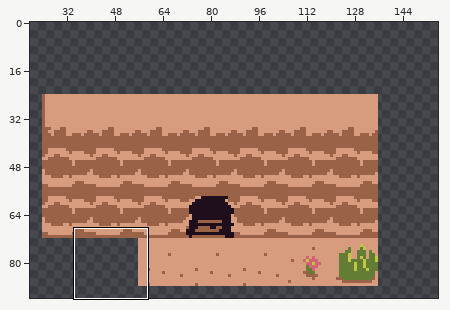
Pixel-art file: tileset.ase. The first picture is a wide view before the edit; the outline marks the close-up.
Close-up. The starting point:
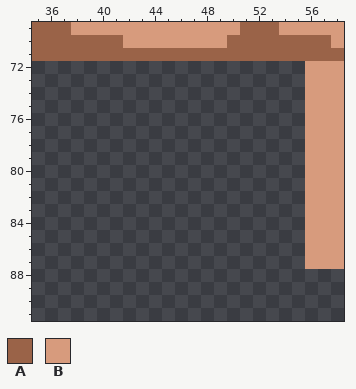
160x160 pixels, 1 frame. Shown: x 35..58, y 69..91. The wide view leaves out empty margins. The commit also changed other parts of the picture, which this record leaves out.
Palette (. is transparent): A #9a6348  B #d79b7d
Pixels before, first column x 35:
69 AAABBBBBBBBBBBBBAAABBBBB
70 AAAAAAABBBBBBBBAAAAAAAAB
71 AAAAAAAAAAAAAAAAAAAAAAAA
72 .....................BBB
73 .....................BBB
74 .....................BBB
75 .....................BBB
76 .....................BBB
77 .....................BBB
78 .....................BBB
79 .....................BBB
80 .....................BBB
81 .....................BBB
82 .....................BBB
83 .....................BBB
84 .....................BBB
85 .....................BBB
86 .....................BBB
87 .....................BBB
After:
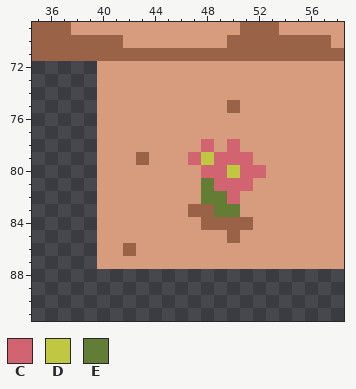
Colours new in this view: C #d26471  D #c0c741  E #647d34
Edits made:
y 72..74: x 40..55 ................ -> BBBBBBBBBBBBBBBB
y 75: x 40..55 ................ -> BBBBBBBBBBABBBBB
y 76..77: x 40..55 ................ -> BBBBBBBBBBBBBBBB
y 78: x 40..55 ................ -> BBBBBBBBCBCBBBBB
y 79: x 40..55 ................ -> BBBABBBCDCCCBBBB
y 80: x 40..55 ................ -> BBBBBBBBCCDCCBBB
y 81: x 40..55 ................ -> BBBBBBBBECCCBBBB
y 82: x 40..55 ................ -> BBBBBBBBEECBBBBB
y 83: x 40..55 ................ -> BBBBBBBAAEEBBBBB
y 84: x 40..55 ................ -> BBBBBBBBAAAABBBB
y 85: x 40..55 ................ -> BBBBBBBBBBABBBBB
y 86: x 40..55 ................ -> BBABBBBBBBBBBBBB
y 87: x 40..55 ................ -> BBBBBBBBBBBBBBBB
Boxes around the changes in both close-ups, in picture pixels (x1, y1, x2, y2):
added: (97, 61, 305, 269)
